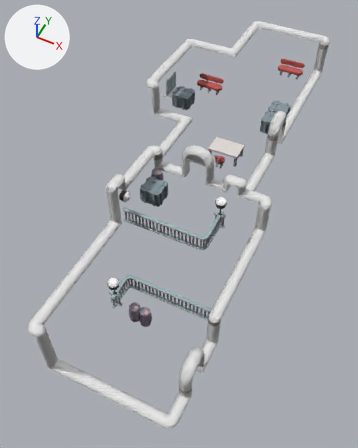
The glTF model www/models/lba2/iso_scenes/5.glb, before and after one commit.
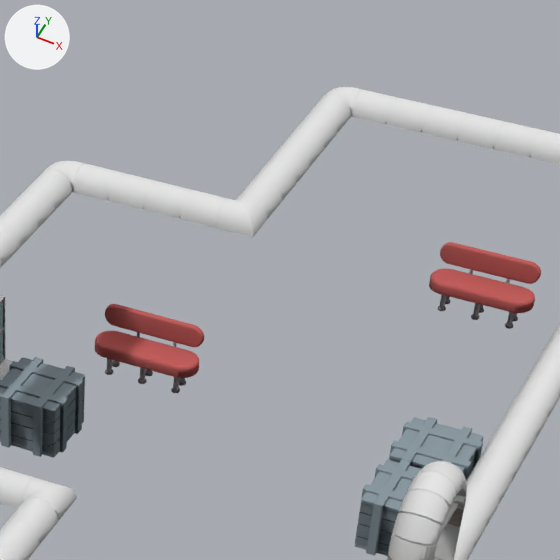
Each version appears first whole from a camera (50 mm lens) standing at (70.0, -74.1, 38.5) and looking at (55.8, -45.8, 3.1), and next in a close-up on the part from 49% to 86% of the width and 0% to 30% of the height. Lighting does not change. The marker at upper left points along +X, +Y and +Z. Where no turn or scale is listed for an object, it has been applied to the vertices. Vertices at the same position are counted once.

Objects in the first close-up: 'colored', 'textured_35e3ba26'.
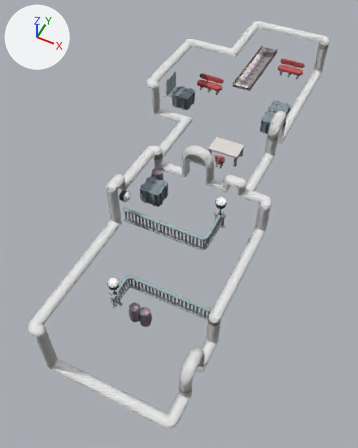
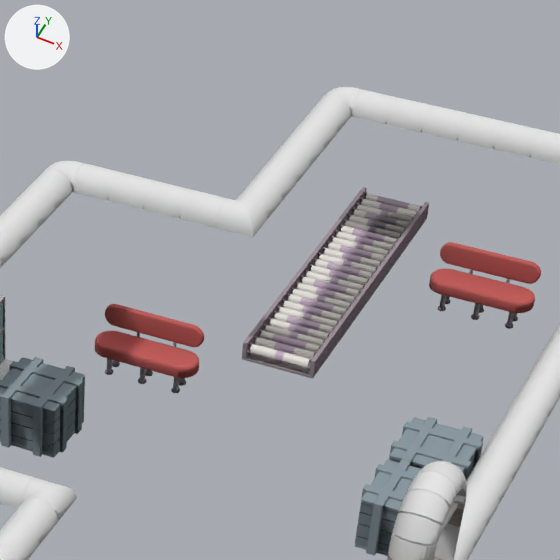
Pixel boxes [x1, y1, x2, y2] of what changed, in the close-ups (560 x 560 px):
'colored', reshaped: before [0, 242, 541, 556]; after [0, 187, 541, 556]
part 1 of me_mesh_0, added: after [242, 187, 429, 379]

Patch to the scene script:
```diff
--- a/www/models/lba2/iso_scenes/5.glb.py
+++ b/www/models/lba2/iso_scenes/5.glb.py
@@ me_mesh_0 @@
 # used by ob_colored; location = (0.0, 0.0, 0.0)
-me_mesh_0.from_pydata(...)  # 13081 vertices, 23644 faces; spans x 48.0..63.0, y -57.0..-21.8, z 1.0..10.4
+me_mesh_0.from_pydata(...)  # 16513 vertices, 29372 faces; spans x 48.0..63.0, y -57.0..-20.0, z 1.0..10.4
+# me_mesh_0 part 1: 3400 vertices added at x 54.0..56.0, y -29.0..-20.0, z 8.0..8.5
 me_mesh_0.materials.append(mat_material_0)
```
